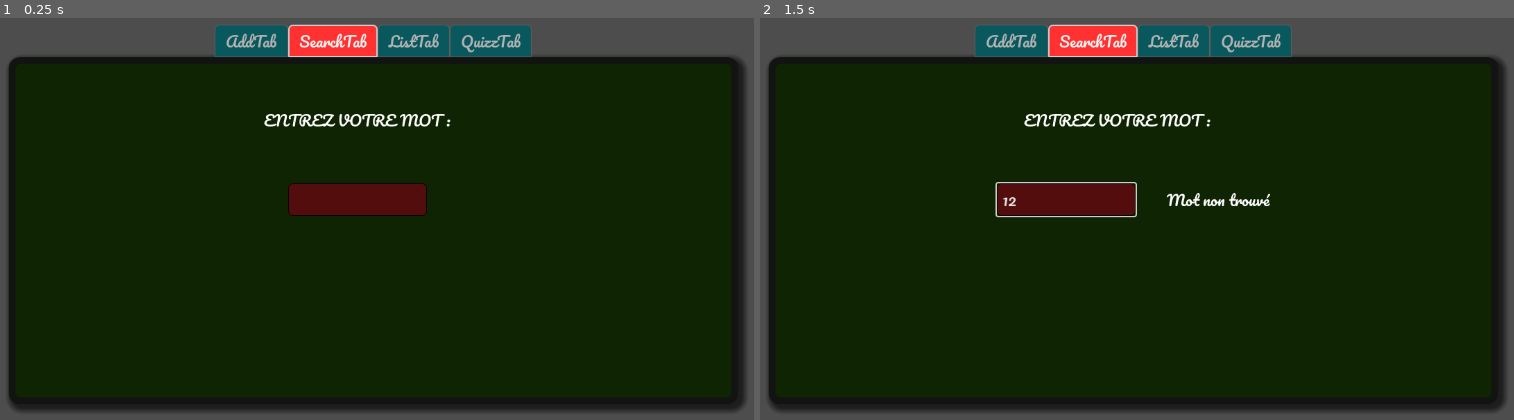
Above: before the commit, frames 1-2 (left to right).
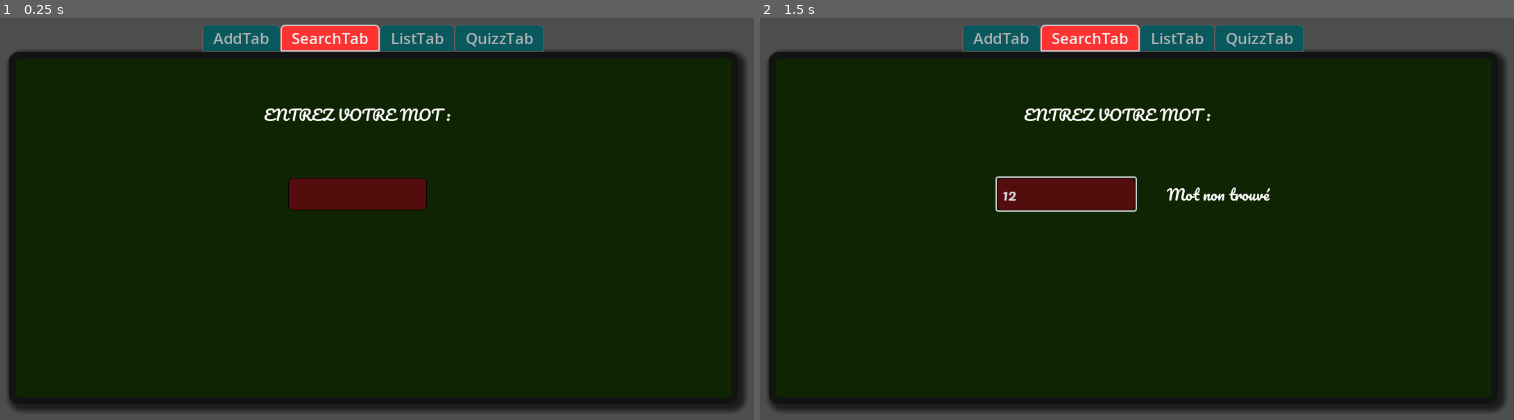
Above: after the commit, the same moments.

Repository: Pascal-Casier/dicoFrench
Game: Godot game, scene res://DicoB/dico.tscn
Two runs of this game, one before a commit and one after it. Both use one fixed random seed, a clock stepped at 60 frames per second and the inputs below. Before the commit the project has no main scene; this scene is started directly in both runs.
Inputs (mouse positions are in pixels of both pictures, inside the frame that each line leads up to):
- Up to frame 1 (0.25 s): no input
- Up to frame 2 (1.5 s): click (1114, 198) at 0.52 s; type "12" at 0.6 s; tap Enter at 1.25 s

The runs differ from the first frame. In frame 1, 4.0% of the frame differs, in the area x 1-99%, y 1-50%; in frame 2, 4.6%.

Commit message:
fonnt changed

Diff:
--- a/DicoB/DicoTheme.tres
+++ b/DicoB/DicoTheme.tres
@@ -133,6 +133,9 @@
 corner_radius_top_right = 8
 corner_radius_bottom_right = 8
 corner_radius_bottom_left = 8
+
+[sub_resource type="SystemFont" id="SystemFont_y78ut"]
+font_names = PackedStringArray("Calibri")
 
 [sub_resource type="StyleBoxFlat" id="StyleBoxFlat_sytvi"]
 bg_color = Color(0.258824, 0.6, 0.0666667, 1)
@@ -209,6 +212,7 @@
 OptionButton/styles/focus = SubResource("StyleBoxFlat_vqxtk")
 OptionButton/styles/hover = SubResource("StyleBoxFlat_f86er")
 OptionButton/styles/normal = SubResource("StyleBoxFlat_pdnhk")
+TabContainer/fonts/font = SubResource("SystemFont_y78ut")
 TabContainer/styles/panel = SubResource("StyleBoxFlat_sytvi")
 TabContainer/styles/tab_focus = SubResource("StyleBoxFlat_v1ool")
 TabContainer/styles/tab_hovered = SubResource("StyleBoxFlat_brnjr")
--- a/inventorySystem/inventaire.tscn
+++ b/inventorySystem/inventaire.tscn
@@ -41,6 +41,8 @@
 border_width_bottom = 2
 corner_radius_top_left = 6
 corner_radius_top_right = 6
+corner_radius_bottom_right = 6
+corner_radius_bottom_left = 6
 
 [sub_resource type="StyleBoxFlat" id="StyleBoxFlat_am43v"]
 content_margin_left = 16.0
@@ -53,6 +55,8 @@
 border_color = Color(0.411765, 0.368627, 0.368627, 1)
 corner_radius_top_left = 6
 corner_radius_top_right = 6
+corner_radius_bottom_right = 6
+corner_radius_bottom_left = 6
 
 [sub_resource type="StyleBoxFlat" id="StyleBoxFlat_0b05u"]
 content_margin_left = 16.0
@@ -62,9 +66,11 @@
 border_width_top = 1
 border_width_right = 1
 border_width_bottom = 1
-border_color = Color(0.411765, 0.368627, 0.368627, 1)
+border_color = Color(0.141176, 0.0862745, 0.0901961, 1)
 corner_radius_top_left = 6
 corner_radius_top_right = 6
+corner_radius_bottom_right = 6
+corner_radius_bottom_left = 6
 
 [sub_resource type="StyleBoxFlat" id="StyleBoxFlat_0ey7o"]
 bg_color = Color(0.0784314, 0.682353, 0.133333, 1)
@@ -276,8 +282,6 @@
 [node name="TabContainer" type="TabContainer" parent="Control/MarginContainer/TabContainer/Dictionnaire"]
 unique_name_in_owner = true
 layout_mode = 2
-theme_override_constants/side_margin = 8
-theme_override_constants/outline_size = 1
 theme_override_styles/tab_selected = SubResource("StyleBoxFlat_et1l5")
 theme_override_styles/tab_hovered = SubResource("StyleBoxFlat_am43v")
 theme_override_styles/tab_unselected = SubResource("StyleBoxFlat_0b05u")
@@ -286,30 +290,30 @@
 tab_alignment = 1
 current_tab = 3
 
-[node name="Ajouter" type="VBoxContainer" parent="Control/MarginContainer/TabContainer/Dictionnaire/TabContainer"]
+[node name="Ajouter des mots" type="VBoxContainer" parent="Control/MarginContainer/TabContainer/Dictionnaire/TabContainer"]
 visible = false
 layout_mode = 2
 theme_override_constants/separation = 20
 alignment = 1
 
-[node name="HBoxContainer" type="HBoxContainer" parent="Control/MarginContainer/TabContainer/Dictionnaire/TabContainer/Ajouter"]
+[node name="HBoxContainer" type="HBoxContainer" parent="Control/MarginContainer/TabContainer/Dictionnaire/TabContainer/Ajouter des mots"]
 layout_mode = 2
 theme_override_constants/separation = 25
 alignment = 1
 
-[node name="CategoryOption" type="OptionButton" parent="Control/MarginContainer/TabContainer/Dictionnaire/TabContainer/Ajouter/HBoxContainer"]
+[node name="CategoryOption" type="OptionButton" parent="Control/MarginContainer/TabContainer/Dictionnaire/TabContainer/Ajouter des mots/HBoxContainer"]
 unique_name_in_owner = true
 custom_minimum_size = Vector2(150, 25)
 layout_mode = 2
 size_flags_horizontal = 4
 
-[node name="NewCategoryButton" type="Button" parent="Control/MarginContainer/TabContainer/Dictionnaire/TabContainer/Ajouter/HBoxContainer"]
+[node name="NewCategoryButton" type="Button" parent="Control/MarginContainer/TabContainer/Dictionnaire/TabContainer/Ajouter des mots/HBoxContainer"]
 unique_name_in_owner = true
 layout_mode = 2
 size_flags_horizontal = 4
 text = "nouvelle catégorie"
 
-[node name="FrenchInput" type="LineEdit" parent="Control/MarginContainer/TabContainer/Dictionnaire/TabContainer/Ajouter"]
+[node name="FrenchInput" type="LineEdit" parent="Control/MarginContainer/TabContainer/Dictionnaire/TabContainer/Ajouter des mots"]
 unique_name_in_owner = true
 custom_minimum_size = Vector2(200, 0)
 layout_mode = 2
@@ -318,7 +322,7 @@
 right_icon = ExtResource("3_bi2qi")
 caret_blink = true
 
-[node name="PortuguesInput" type="LineEdit" parent="Control/MarginContainer/TabContainer/Dictionnaire/TabContainer/Ajouter"]
+[node name="PortuguesInput" type="LineEdit" parent="Control/MarginContainer/TabContainer/Dictionnaire/TabContainer/Ajouter des mots"]
 unique_name_in_owner = true
 custom_minimum_size = Vector2(200, 0)
 layout_mode = 2
@@ -327,38 +331,38 @@
 right_icon = ExtResource("4_m8h1y")
 caret_blink = true
 
-[node name="AddButton" type="Button" parent="Control/MarginContainer/TabContainer/Dictionnaire/TabContainer/Ajouter"]
+[node name="AddButton" type="Button" parent="Control/MarginContainer/TabContainer/Dictionnaire/TabContainer/Ajouter des mots"]
 unique_name_in_owner = true
 layout_mode = 2
 size_flags_horizontal = 4
 text = "ajouter mot"
 
-[node name="Chercher" type="VBoxContainer" parent="Control/MarginContainer/TabContainer/Dictionnaire/TabContainer"]
+[node name="Chercher un mot" type="VBoxContainer" parent="Control/MarginContainer/TabContainer/Dictionnaire/TabContainer"]
 visible = false
 layout_mode = 2
 theme_override_constants/separation = 11
 
-[node name="Control" type="Control" parent="Control/MarginContainer/TabContainer/Dictionnaire/TabContainer/Chercher"]
+[node name="Control" type="Control" parent="Control/MarginContainer/TabContainer/Dictionnaire/TabContainer/Chercher un mot"]
 custom_minimum_size = Vector2(0, 50)
 layout_mode = 2
 
-[node name="Label" type="Label" parent="Control/MarginContainer/TabContainer/Dictionnaire/TabContainer/Chercher"]
+[node name="Label" type="Label" parent="Control/MarginContainer/TabContainer/Dictionnaire/TabContainer/Chercher un mot"]
 layout_mode = 2
 text = "Entrez votre mot :        "
 horizontal_alignment = 1
 uppercase = true
 
-[node name="Control3" type="Control" parent="Control/MarginContainer/TabContainer/Dictionnaire/TabContainer/Chercher"]
+[node name="Control3" type="Control" parent="Control/MarginContainer/TabContainer/Dictionnaire/TabContainer/Chercher un mot"]
 custom_minimum_size = Vector2(0, 50)
 layout_mode = 2
 
-[node name="HBoxContainer" type="HBoxContainer" parent="Control/MarginContainer/TabContainer/Dictionnaire/TabContainer/Chercher"]
+[node name="HBoxContainer" type="HBoxContainer" parent="Control/MarginContainer/TabContainer/Dictionnaire/TabContainer/Chercher un mot"]
 layout_mode = 2
 size_flags_horizontal = 4
 theme_override_constants/separation = 45
 alignment = 1
 
-[node name="SearchInput" type="LineEdit" parent="Control/MarginContainer/TabContainer/Dictionnaire/TabContainer/Chercher/HBoxContainer"]
+[node name="SearchInput" type="LineEdit" parent="Control/MarginContainer/TabContainer/Dictionnaire/TabContainer/Chercher un mot/HBoxContainer"]
 unique_name_in_owner = true
 custom_minimum_size = Vector2(200, 0)
 layout_mode = 2
@@ -366,21 +370,21 @@
 size_flags_vertical = 4
 caret_blink = true
 
-[node name="ScrollContainer" type="ScrollContainer" parent="Control/MarginContainer/TabContainer/Dictionnaire/TabContainer/Chercher/HBoxContainer"]
-custom_minimum_size = Vector2(300, 130)
+[node name="ScrollContainer" type="ScrollContainer" parent="Control/MarginContainer/TabContainer/Dictionnaire/TabContainer/Chercher un mot/HBoxContainer"]
+custom_minimum_size = Vector2(300, 168)
 layout_mode = 2
 size_flags_horizontal = 3
 theme_override_styles/panel = SubResource("StyleBoxFlat_6fbor")
 horizontal_scroll_mode = 0
 
-[node name="ResultLabel" type="Label" parent="Control/MarginContainer/TabContainer/Dictionnaire/TabContainer/Chercher/HBoxContainer/ScrollContainer"]
+[node name="ResultLabel" type="Label" parent="Control/MarginContainer/TabContainer/Dictionnaire/TabContainer/Chercher un mot/HBoxContainer/ScrollContainer"]
 unique_name_in_owner = true
 custom_minimum_size = Vector2(250, 0)
 layout_mode = 2
 size_flags_horizontal = 0
 theme_override_colors/font_color = Color(0.964706, 0.988235, 0.25098, 1)
 
-[node name="Control2" type="Control" parent="Control/MarginContainer/TabContainer/Dictionnaire/TabContainer/Chercher"]
+[node name="Control2" type="Control" parent="Control/MarginContainer/TabContainer/Dictionnaire/TabContainer/Chercher un mot"]
 custom_minimum_size = Vector2(0, 50)
 layout_mode = 2
 
--- a/project.godot
+++ b/project.godot
@@ -11,5 +11,6 @@
 [application]
 
 config/name="dicoFrench"
+run/main_scene="res://DicoB/dico.tscn"
 config/features=PackedStringArray("4.2", "Forward Plus")
 config/icon="res://icon.svg"
Not shown: 1 places in DicoB/DicoTheme.tres that only renumber resources
